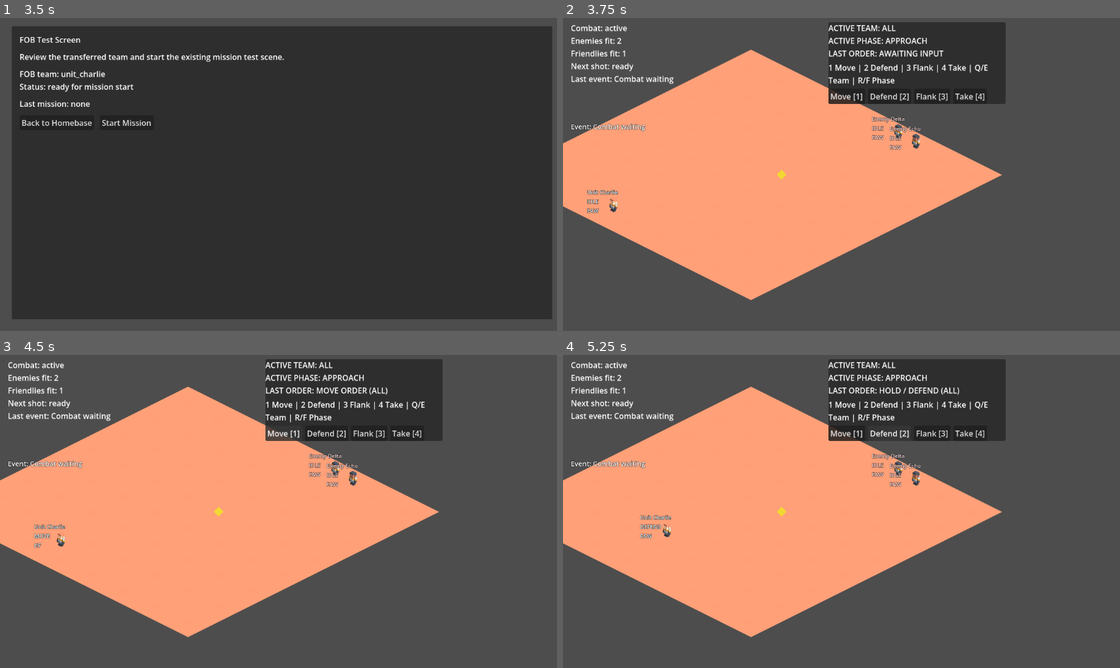
Above: before the commit, frames 1-4 (two rows, left to right).
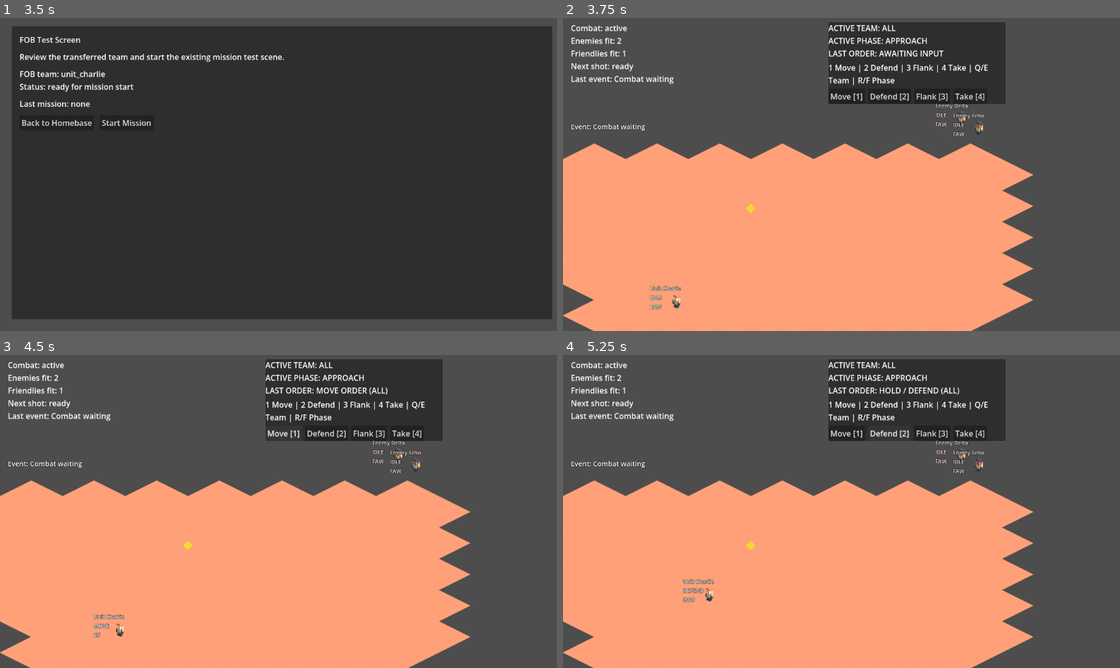
Above: after the commit, the same moments.

Repository: 0klabauta0-jpg/Sternenbuergerchen
Game: Godot game, scene res://scenes/meta/meta_layer_test.tscn
The game is run twice, just before and just after one commit, with the same random seed, the same clock (stepped at 60 frames per second) and the same inputs.
Inputs:
- Up to frame 1 (3.5 s): click "Unit Alpha (unit_alpha / team…" at 0.5 s; click "Unit Bravo (unit_bravo / team…" at 1.25 s; click "Unit Charlie (unit_charlie / …" at 2 s; click "Transfer Team to FOB" at 2.75 s
- Up to frame 2 (3.75 s): click "Start Mission" at 3.5 s
- Up to frame 3 (4.5 s): click "Move [1]" at 4.25 s
- Up to frame 4 (5.25 s): click "Defend [2]" at 5 s

Frame 1 is identical in both runs. In frame 2, 36% of the frame differs, in the area x 0-85%, y 10-100%; in frame 3, 36%; in frame 4, 36%.

Commit message:
Improve isometric terrain map layout v2

Diff:
--- a/scenes/maps/iso_map_v2_layout.tscn
+++ b/scenes/maps/iso_map_v2_layout.tscn
@@ -6,401 +6,569 @@
 
 [node name="Terrain" type="Node2D" parent="."]
 
-[node name="Tile_0_0" type="Sprite2D" parent="Terrain"]
-z_index = -20
-texture = ExtResource("1_terrain")
-centered = false
-position = Vector2(128, -211)
-
-[node name="Tile_0_1" type="Sprite2D" parent="Terrain"]
-z_index = -20
-texture = ExtResource("1_terrain")
-centered = false
-position = Vector2(64, -179)
-
-[node name="Tile_0_2" type="Sprite2D" parent="Terrain"]
-z_index = -20
-texture = ExtResource("1_terrain")
-centered = false
-position = Vector2(0, -147)
-
-[node name="Tile_0_3" type="Sprite2D" parent="Terrain"]
-z_index = -20
-texture = ExtResource("1_terrain")
-centered = false
-position = Vector2(-64, -115)
-
-[node name="Tile_0_4" type="Sprite2D" parent="Terrain"]
-z_index = -20
-texture = ExtResource("1_terrain")
-centered = false
-position = Vector2(-128, -83)
-
-[node name="Tile_0_5" type="Sprite2D" parent="Terrain"]
-z_index = -20
-texture = ExtResource("1_terrain")
-centered = false
-position = Vector2(-192, -51)
-
 [node name="Tile_0_6" type="Sprite2D" parent="Terrain"]
 z_index = -20
 texture = ExtResource("1_terrain")
 centered = false
-position = Vector2(-256, -19)
+position = Vector2(-192, -19)
 
 [node name="Tile_0_7" type="Sprite2D" parent="Terrain"]
 z_index = -20
 texture = ExtResource("1_terrain")
 centered = false
-position = Vector2(-320, 13)
-
-[node name="Tile_1_0" type="Sprite2D" parent="Terrain"]
-z_index = -20
-texture = ExtResource("1_terrain")
-centered = false
-position = Vector2(192, -179)
-
-[node name="Tile_1_1" type="Sprite2D" parent="Terrain"]
-z_index = -20
-texture = ExtResource("1_terrain")
-centered = false
-position = Vector2(128, -147)
-
-[node name="Tile_1_2" type="Sprite2D" parent="Terrain"]
-z_index = -20
-texture = ExtResource("1_terrain")
-centered = false
-position = Vector2(64, -115)
-
-[node name="Tile_1_3" type="Sprite2D" parent="Terrain"]
-z_index = -20
-texture = ExtResource("1_terrain")
-centered = false
-position = Vector2(0, -83)
-
-[node name="Tile_1_4" type="Sprite2D" parent="Terrain"]
-z_index = -20
-texture = ExtResource("1_terrain")
-centered = false
-position = Vector2(-64, -51)
+position = Vector2(-256, 13)
+
+[node name="Tile_0_8" type="Sprite2D" parent="Terrain"]
+z_index = -20
+texture = ExtResource("1_terrain")
+centered = false
+position = Vector2(-320, 45)
 
 [node name="Tile_1_5" type="Sprite2D" parent="Terrain"]
 z_index = -20
 texture = ExtResource("1_terrain")
 centered = false
-position = Vector2(-128, -19)
+position = Vector2(-64, -19)
 
 [node name="Tile_1_6" type="Sprite2D" parent="Terrain"]
 z_index = -20
 texture = ExtResource("1_terrain")
 centered = false
-position = Vector2(-192, 13)
+position = Vector2(-128, 13)
 
 [node name="Tile_1_7" type="Sprite2D" parent="Terrain"]
 z_index = -20
 texture = ExtResource("1_terrain")
 centered = false
-position = Vector2(-256, 45)
-
-[node name="Tile_2_0" type="Sprite2D" parent="Terrain"]
-z_index = -20
-texture = ExtResource("1_terrain")
-centered = false
-position = Vector2(256, -147)
-
-[node name="Tile_2_1" type="Sprite2D" parent="Terrain"]
-z_index = -20
-texture = ExtResource("1_terrain")
-centered = false
-position = Vector2(192, -115)
-
-[node name="Tile_2_2" type="Sprite2D" parent="Terrain"]
-z_index = -20
-texture = ExtResource("1_terrain")
-centered = false
-position = Vector2(128, -83)
-
-[node name="Tile_2_3" type="Sprite2D" parent="Terrain"]
-z_index = -20
-texture = ExtResource("1_terrain")
-centered = false
-position = Vector2(64, -51)
+position = Vector2(-192, 45)
+
+[node name="Tile_1_8" type="Sprite2D" parent="Terrain"]
+z_index = -20
+texture = ExtResource("1_terrain")
+centered = false
+position = Vector2(-256, 77)
 
 [node name="Tile_2_4" type="Sprite2D" parent="Terrain"]
 z_index = -20
 texture = ExtResource("1_terrain")
 centered = false
-position = Vector2(0, -19)
+position = Vector2(64, -19)
 
 [node name="Tile_2_5" type="Sprite2D" parent="Terrain"]
 z_index = -20
 texture = ExtResource("1_terrain")
 centered = false
-position = Vector2(-64, 13)
+position = Vector2(0, 13)
 
 [node name="Tile_2_6" type="Sprite2D" parent="Terrain"]
 z_index = -20
 texture = ExtResource("1_terrain")
 centered = false
-position = Vector2(-128, 45)
+position = Vector2(-64, 45)
 
 [node name="Tile_2_7" type="Sprite2D" parent="Terrain"]
 z_index = -20
 texture = ExtResource("1_terrain")
 centered = false
-position = Vector2(-192, 77)
-
-[node name="Tile_3_0" type="Sprite2D" parent="Terrain"]
-z_index = -20
-texture = ExtResource("1_terrain")
-centered = false
-position = Vector2(320, -115)
-
-[node name="Tile_3_1" type="Sprite2D" parent="Terrain"]
-z_index = -20
-texture = ExtResource("1_terrain")
-centered = false
-position = Vector2(256, -83)
-
-[node name="Tile_3_2" type="Sprite2D" parent="Terrain"]
-z_index = -20
-texture = ExtResource("1_terrain")
-centered = false
-position = Vector2(192, -51)
+position = Vector2(-128, 77)
+
+[node name="Tile_2_8" type="Sprite2D" parent="Terrain"]
+z_index = -20
+texture = ExtResource("1_terrain")
+centered = false
+position = Vector2(-192, 109)
+
+[node name="Tile_2_9" type="Sprite2D" parent="Terrain"]
+z_index = -20
+texture = ExtResource("1_terrain")
+centered = false
+position = Vector2(-256, 141)
 
 [node name="Tile_3_3" type="Sprite2D" parent="Terrain"]
 z_index = -20
 texture = ExtResource("1_terrain")
 centered = false
-position = Vector2(128, -19)
+position = Vector2(192, -19)
 
 [node name="Tile_3_4" type="Sprite2D" parent="Terrain"]
 z_index = -20
 texture = ExtResource("1_terrain")
 centered = false
-position = Vector2(64, 13)
+position = Vector2(128, 13)
 
 [node name="Tile_3_5" type="Sprite2D" parent="Terrain"]
 z_index = -20
 texture = ExtResource("1_terrain")
 centered = false
-position = Vector2(0, 45)
+position = Vector2(64, 45)
 
 [node name="Tile_3_6" type="Sprite2D" parent="Terrain"]
 z_index = -20
 texture = ExtResource("1_terrain")
 centered = false
-position = Vector2(-64, 77)
+position = Vector2(0, 77)
 
 [node name="Tile_3_7" type="Sprite2D" parent="Terrain"]
 z_index = -20
 texture = ExtResource("1_terrain")
 centered = false
-position = Vector2(-128, 109)
-
-[node name="Tile_4_0" type="Sprite2D" parent="Terrain"]
-z_index = -20
-texture = ExtResource("1_terrain")
-centered = false
-position = Vector2(384, -83)
-
-[node name="Tile_4_1" type="Sprite2D" parent="Terrain"]
-z_index = -20
-texture = ExtResource("1_terrain")
-centered = false
-position = Vector2(320, -51)
+position = Vector2(-64, 109)
+
+[node name="Tile_3_8" type="Sprite2D" parent="Terrain"]
+z_index = -20
+texture = ExtResource("1_terrain")
+centered = false
+position = Vector2(-128, 141)
+
+[node name="Tile_3_9" type="Sprite2D" parent="Terrain"]
+z_index = -20
+texture = ExtResource("1_terrain")
+centered = false
+position = Vector2(-192, 173)
+
+[node name="Tile_3_10" type="Sprite2D" parent="Terrain"]
+z_index = -20
+texture = ExtResource("1_terrain")
+centered = false
+position = Vector2(-256, 205)
 
 [node name="Tile_4_2" type="Sprite2D" parent="Terrain"]
 z_index = -20
 texture = ExtResource("1_terrain")
 centered = false
-position = Vector2(256, -19)
+position = Vector2(320, -19)
 
 [node name="Tile_4_3" type="Sprite2D" parent="Terrain"]
 z_index = -20
 texture = ExtResource("1_terrain")
 centered = false
-position = Vector2(192, 13)
+position = Vector2(256, 13)
 
 [node name="Tile_4_4" type="Sprite2D" parent="Terrain"]
 z_index = -20
 texture = ExtResource("1_terrain")
 centered = false
-position = Vector2(128, 45)
+position = Vector2(192, 45)
 
 [node name="Tile_4_5" type="Sprite2D" parent="Terrain"]
 z_index = -20
 texture = ExtResource("1_terrain")
 centered = false
-position = Vector2(64, 77)
+position = Vector2(128, 77)
 
 [node name="Tile_4_6" type="Sprite2D" parent="Terrain"]
 z_index = -20
 texture = ExtResource("1_terrain")
 centered = false
-position = Vector2(0, 109)
+position = Vector2(64, 109)
 
 [node name="Tile_4_7" type="Sprite2D" parent="Terrain"]
 z_index = -20
 texture = ExtResource("1_terrain")
 centered = false
-position = Vector2(-64, 141)
-
-[node name="Tile_5_0" type="Sprite2D" parent="Terrain"]
-z_index = -20
-texture = ExtResource("1_terrain")
-centered = false
-position = Vector2(448, -51)
+position = Vector2(0, 141)
+
+[node name="Tile_4_8" type="Sprite2D" parent="Terrain"]
+z_index = -20
+texture = ExtResource("1_terrain")
+centered = false
+position = Vector2(-64, 173)
+
+[node name="Tile_4_9" type="Sprite2D" parent="Terrain"]
+z_index = -20
+texture = ExtResource("1_terrain")
+centered = false
+position = Vector2(-128, 205)
+
+[node name="Tile_4_10" type="Sprite2D" parent="Terrain"]
+z_index = -20
+texture = ExtResource("1_terrain")
+centered = false
+position = Vector2(-192, 237)
 
 [node name="Tile_5_1" type="Sprite2D" parent="Terrain"]
 z_index = -20
 texture = ExtResource("1_terrain")
 centered = false
-position = Vector2(384, -19)
+position = Vector2(448, -19)
 
 [node name="Tile_5_2" type="Sprite2D" parent="Terrain"]
 z_index = -20
 texture = ExtResource("1_terrain")
 centered = false
-position = Vector2(320, 13)
+position = Vector2(384, 13)
 
 [node name="Tile_5_3" type="Sprite2D" parent="Terrain"]
 z_index = -20
 texture = ExtResource("1_terrain")
 centered = false
-position = Vector2(256, 45)
+position = Vector2(320, 45)
 
 [node name="Tile_5_4" type="Sprite2D" parent="Terrain"]
 z_index = -20
 texture = ExtResource("1_terrain")
 centered = false
-position = Vector2(192, 77)
+position = Vector2(256, 77)
 
 [node name="Tile_5_5" type="Sprite2D" parent="Terrain"]
 z_index = -20
 texture = ExtResource("1_terrain")
 centered = false
-position = Vector2(128, 109)
+position = Vector2(192, 109)
 
 [node name="Tile_5_6" type="Sprite2D" parent="Terrain"]
 z_index = -20
 texture = ExtResource("1_terrain")
 centered = false
-position = Vector2(64, 141)
+position = Vector2(128, 141)
 
 [node name="Tile_5_7" type="Sprite2D" parent="Terrain"]
 z_index = -20
 texture = ExtResource("1_terrain")
 centered = false
-position = Vector2(0, 173)
+position = Vector2(64, 173)
+
+[node name="Tile_5_8" type="Sprite2D" parent="Terrain"]
+z_index = -20
+texture = ExtResource("1_terrain")
+centered = false
+position = Vector2(0, 205)
+
+[node name="Tile_5_9" type="Sprite2D" parent="Terrain"]
+z_index = -20
+texture = ExtResource("1_terrain")
+centered = false
+position = Vector2(-64, 237)
+
+[node name="Tile_5_10" type="Sprite2D" parent="Terrain"]
+z_index = -20
+texture = ExtResource("1_terrain")
+centered = false
+position = Vector2(-128, 269)
+
+[node name="Tile_5_11" type="Sprite2D" parent="Terrain"]
+z_index = -20
+texture = ExtResource("1_terrain")
+centered = false
+position = Vector2(-192, 301)
 
 [node name="Tile_6_0" type="Sprite2D" parent="Terrain"]
 z_index = -20
 texture = ExtResource("1_terrain")
 centered = false
-position = Vector2(512, -19)
+position = Vector2(576, -19)
 
 [node name="Tile_6_1" type="Sprite2D" parent="Terrain"]
 z_index = -20
 texture = ExtResource("1_terrain")
 centered = false
-position = Vector2(448, 13)
+position = Vector2(512, 13)
 
 [node name="Tile_6_2" type="Sprite2D" parent="Terrain"]
 z_index = -20
 texture = ExtResource("1_terrain")
 centered = false
-position = Vector2(384, 45)
+position = Vector2(448, 45)
 
 [node name="Tile_6_3" type="Sprite2D" parent="Terrain"]
 z_index = -20
 texture = ExtResource("1_terrain")
 centered = false
-position = Vector2(320, 77)
+position = Vector2(384, 77)
 
 [node name="Tile_6_4" type="Sprite2D" parent="Terrain"]
 z_index = -20
 texture = ExtResource("1_terrain")
 centered = false
-position = Vector2(256, 109)
+position = Vector2(320, 109)
 
 [node name="Tile_6_5" type="Sprite2D" parent="Terrain"]
 z_index = -20
 texture = ExtResource("1_terrain")
 centered = false
-position = Vector2(192, 141)
+position = Vector2(256, 141)
 
 [node name="Tile_6_6" type="Sprite2D" parent="Terrain"]
 z_index = -20
 texture = ExtResource("1_terrain")
 centered = false
-position = Vector2(128, 173)
+position = Vector2(192, 173)
 
 [node name="Tile_6_7" type="Sprite2D" parent="Terrain"]
 z_index = -20
 texture = ExtResource("1_terrain")
 centered = false
-position = Vector2(64, 205)
+position = Vector2(128, 205)
+
+[node name="Tile_6_8" type="Sprite2D" parent="Terrain"]
+z_index = -20
+texture = ExtResource("1_terrain")
+centered = false
+position = Vector2(64, 237)
+
+[node name="Tile_6_9" type="Sprite2D" parent="Terrain"]
+z_index = -20
+texture = ExtResource("1_terrain")
+centered = false
+position = Vector2(0, 269)
+
+[node name="Tile_6_10" type="Sprite2D" parent="Terrain"]
+z_index = -20
+texture = ExtResource("1_terrain")
+centered = false
+position = Vector2(-64, 301)
+
+[node name="Tile_6_11" type="Sprite2D" parent="Terrain"]
+z_index = -20
+texture = ExtResource("1_terrain")
+centered = false
+position = Vector2(-128, 333)
 
 [node name="Tile_7_0" type="Sprite2D" parent="Terrain"]
 z_index = -20
 texture = ExtResource("1_terrain")
 centered = false
-position = Vector2(576, 13)
+position = Vector2(640, 13)
 
 [node name="Tile_7_1" type="Sprite2D" parent="Terrain"]
 z_index = -20
 texture = ExtResource("1_terrain")
 centered = false
-position = Vector2(512, 45)
+position = Vector2(576, 45)
 
 [node name="Tile_7_2" type="Sprite2D" parent="Terrain"]
 z_index = -20
 texture = ExtResource("1_terrain")
 centered = false
-position = Vector2(448, 77)
+position = Vector2(512, 77)
 
 [node name="Tile_7_3" type="Sprite2D" parent="Terrain"]
 z_index = -20
 texture = ExtResource("1_terrain")
 centered = false
-position = Vector2(384, 109)
+position = Vector2(448, 109)
 
 [node name="Tile_7_4" type="Sprite2D" parent="Terrain"]
 z_index = -20
 texture = ExtResource("1_terrain")
 centered = false
-position = Vector2(320, 141)
+position = Vector2(384, 141)
 
 [node name="Tile_7_5" type="Sprite2D" parent="Terrain"]
 z_index = -20
 texture = ExtResource("1_terrain")
 centered = false
-position = Vector2(256, 173)
+position = Vector2(320, 173)
 
 [node name="Tile_7_6" type="Sprite2D" parent="Terrain"]
 z_index = -20
 texture = ExtResource("1_terrain")
 centered = false
-position = Vector2(192, 205)
+position = Vector2(256, 205)
 
 [node name="Tile_7_7" type="Sprite2D" parent="Terrain"]
 z_index = -20
 texture = ExtResource("1_terrain")
 centered = false
-position = Vector2(128, 237)
+position = Vector2(192, 237)
+
+[node name="Tile_7_8" type="Sprite2D" parent="Terrain"]
+z_index = -20
+texture = ExtResource("1_terrain")
+centered = false
+position = Vector2(128, 269)
+
+[node name="Tile_7_9" type="Sprite2D" parent="Terrain"]
+z_index = -20
+texture = ExtResource("1_terrain")
+centered = false
+position = Vector2(64, 301)
+
+[node name="Tile_7_10" type="Sprite2D" parent="Terrain"]
+z_index = -20
+texture = ExtResource("1_terrain")
+centered = false
+position = Vector2(0, 333)
+
+[node name="Tile_8_1" type="Sprite2D" parent="Terrain"]
+z_index = -20
+texture = ExtResource("1_terrain")
+centered = false
+position = Vector2(640, 77)
+
+[node name="Tile_8_2" type="Sprite2D" parent="Terrain"]
+z_index = -20
+texture = ExtResource("1_terrain")
+centered = false
+position = Vector2(576, 109)
+
+[node name="Tile_8_3" type="Sprite2D" parent="Terrain"]
+z_index = -20
+texture = ExtResource("1_terrain")
+centered = false
+position = Vector2(512, 141)
+
+[node name="Tile_8_4" type="Sprite2D" parent="Terrain"]
+z_index = -20
+texture = ExtResource("1_terrain")
+centered = false
+position = Vector2(448, 173)
+
+[node name="Tile_8_5" type="Sprite2D" parent="Terrain"]
+z_index = -20
+texture = ExtResource("1_terrain")
+centered = false
+position = Vector2(384, 205)
+
+[node name="Tile_8_6" type="Sprite2D" parent="Terrain"]
+z_index = -20
+texture = ExtResource("1_terrain")
+centered = false
+position = Vector2(320, 237)
+
+[node name="Tile_8_7" type="Sprite2D" parent="Terrain"]
+z_index = -20
+texture = ExtResource("1_terrain")
+centered = false
+position = Vector2(256, 269)
+
+[node name="Tile_8_8" type="Sprite2D" parent="Terrain"]
+z_index = -20
+texture = ExtResource("1_terrain")
+centered = false
+position = Vector2(192, 301)
+
+[node name="Tile_8_9" type="Sprite2D" parent="Terrain"]
+z_index = -20
+texture = ExtResource("1_terrain")
+centered = false
+position = Vector2(128, 333)
+
+[node name="Tile_8_10" type="Sprite2D" parent="Terrain"]
+z_index = -20
+texture = ExtResource("1_terrain")
+centered = false
+position = Vector2(64, 365)
+
+[node name="Tile_9_2" type="Sprite2D" parent="Terrain"]
+z_index = -20
+texture = ExtResource("1_terrain")
+centered = false
+position = Vector2(640, 141)
+
+[node name="Tile_9_3" type="Sprite2D" parent="Terrain"]
+z_index = -20
+texture = ExtResource("1_terrain")
+centered = false
+position = Vector2(576, 173)
+
+[node name="Tile_9_4" type="Sprite2D" parent="Terrain"]
+z_index = -20
+texture = ExtResource("1_terrain")
+centered = false
+position = Vector2(512, 205)
+
+[node name="Tile_9_5" type="Sprite2D" parent="Terrain"]
+z_index = -20
+texture = ExtResource("1_terrain")
+centered = false
+position = Vector2(448, 237)
+
+[node name="Tile_9_6" type="Sprite2D" parent="Terrain"]
+z_index = -20
+texture = ExtResource("1_terrain")
+centered = false
+position = Vector2(384, 269)
+
+[node name="Tile_9_7" type="Sprite2D" parent="Terrain"]
+z_index = -20
+texture = ExtResource("1_terrain")
+centered = false
+position = Vector2(320, 301)
+
+[node name="Tile_9_8" type="Sprite2D" parent="Terrain"]
+z_index = -20
+texture = ExtResource("1_terrain")
+centered = false
+position = Vector2(256, 333)
+
+[node name="Tile_9_9" type="Sprite2D" parent="Terrain"]
+z_index = -20
+texture = ExtResource("1_terrain")
+centered = false
+position = Vector2(192, 365)
+
+[node name="Tile_10_3" type="Sprite2D" parent="Terrain"]
+z_index = -20
+texture = ExtResource("1_terrain")
+centered = false
+position = Vector2(640, 205)
+
+[node name="Tile_10_4" type="Sprite2D" parent="Terrain"]
+z_index = -20
+texture = ExtResource("1_terrain")
+centered = false
+position = Vector2(576, 237)
+
+[node name="Tile_10_5" type="Sprite2D" parent="Terrain"]
+z_index = -20
+texture = ExtResource("1_terrain")
+centered = false
+position = Vector2(512, 269)
+
+[node name="Tile_10_6" type="Sprite2D" parent="Terrain"]
+z_index = -20
+texture = ExtResource("1_terrain")
+centered = false
+position = Vector2(448, 301)
+
+[node name="Tile_10_7" type="Sprite2D" parent="Terrain"]
+z_index = -20
+texture = ExtResource("1_terrain")
+centered = false
+position = Vector2(384, 333)
+
+[node name="Tile_10_8" type="Sprite2D" parent="Terrain"]
+z_index = -20
+texture = ExtResource("1_terrain")
+centered = false
+position = Vector2(320, 365)
+
+[node name="Tile_11_4" type="Sprite2D" parent="Terrain"]
+z_index = -20
+texture = ExtResource("1_terrain")
+centered = false
+position = Vector2(640, 269)
+
+[node name="Tile_11_5" type="Sprite2D" parent="Terrain"]
+z_index = -20
+texture = ExtResource("1_terrain")
+centered = false
+position = Vector2(576, 301)
+
+[node name="Tile_11_6" type="Sprite2D" parent="Terrain"]
+z_index = -20
+texture = ExtResource("1_terrain")
+centered = false
+position = Vector2(512, 333)
+
+[node name="Tile_11_7" type="Sprite2D" parent="Terrain"]
+z_index = -20
+texture = ExtResource("1_terrain")
+centered = false
+position = Vector2(448, 365)
 
 [node name="spawn_alpha" type="Marker2D" parent="."]
-position = Vector2(127, 392)
+position = Vector2(256, 589)
 
 [node name="spawn_bravo" type="Marker2D" parent="."]
-position = Vector2(703, 264)
+position = Vector2(832, 237)
 
 [node name="objective_point" type="Marker2D" parent="."]
-position = Vector2(447, 328)
+position = Vector2(384, 397)
 
 [node name="flank_anchor_left" type="Marker2D" parent="."]
-position = Vector2(191, 456)
+position = Vector2(320, 621)
 
 [node name="flank_anchor_right" type="Marker2D" parent="."]
-position = Vector2(575, 264)
+position = Vector2(640, 269)
Not shown, changed: docs/IMPLEMENTATION_STATUS.md
